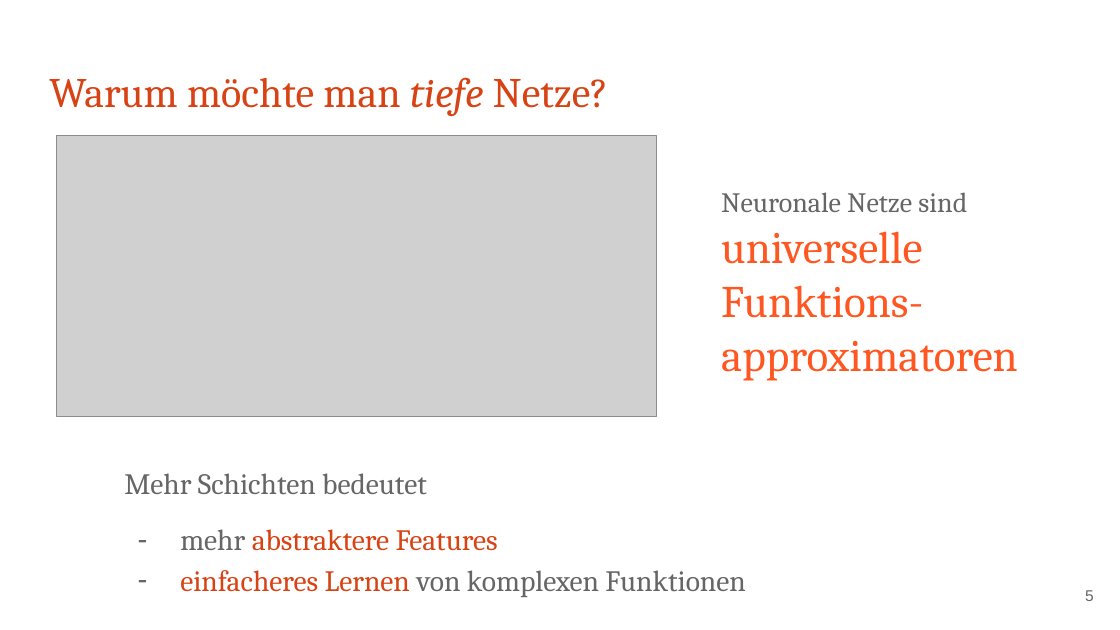
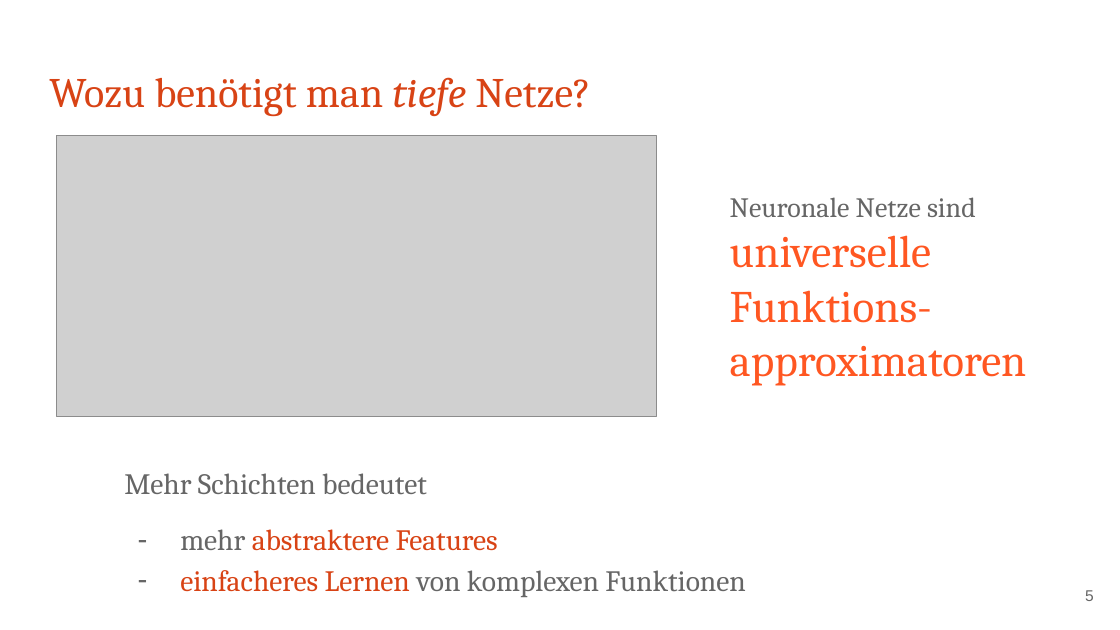
Before and after one commit to alexkowsik/deep-learning-online, a slide deck: slide 5 of Residual Networks/ResidualNetworks-Slides.pptx. Drawn at 1120x630 pixels with LibreOffice and Linux fonts; fonts in the diff are those of the drawing; grey boxes stand for pictures. Boxes give left, top, right and bottom in pixels: in the first picture for what was removed or moved away, otherwise in the second. Text is boxed around its words. In the diff, an @@ line names an element or a change of style, - is before the commit and + after.

```diff
--- a/Residual Networks/ResidualNetworks-Slides.pptx
+++ b/Residual Networks/ResidualNetworks-Slides.pptx
@@ title at (x1=49, y1=77, x2=591, y2=117): text changed @@
-Warum möchte man tiefe Netze?
+Wozu benötigt man tiefe Netze?
@@ text "Neuronale Netze sind" moved from (x1=721, y1=192, x2=1018, y2=381) to (x1=730, y1=197, x2=1027, y2=386) @@
```
Also in this commit, not shown: 5 other slides changed, 1 other file.
